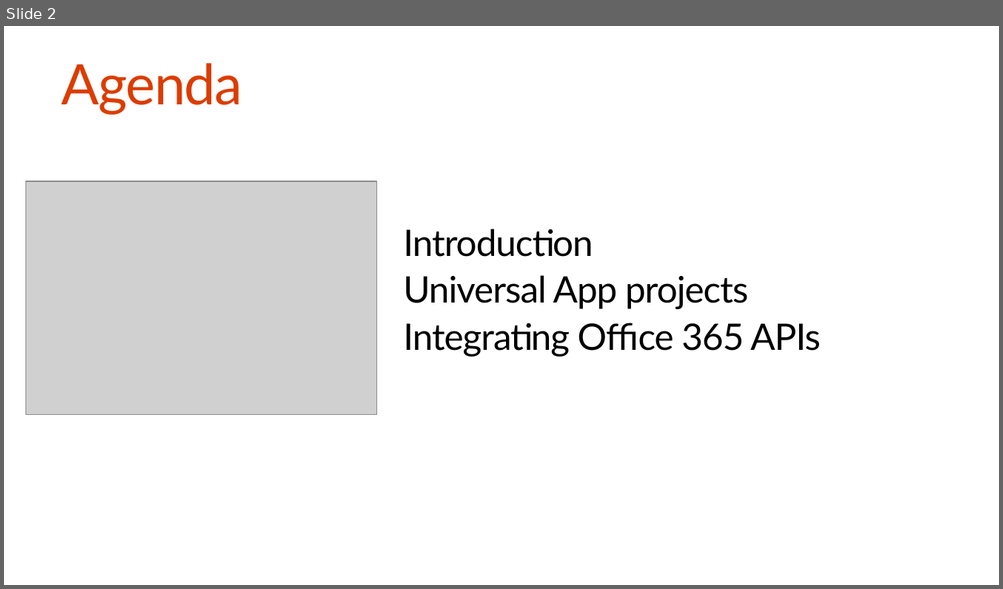
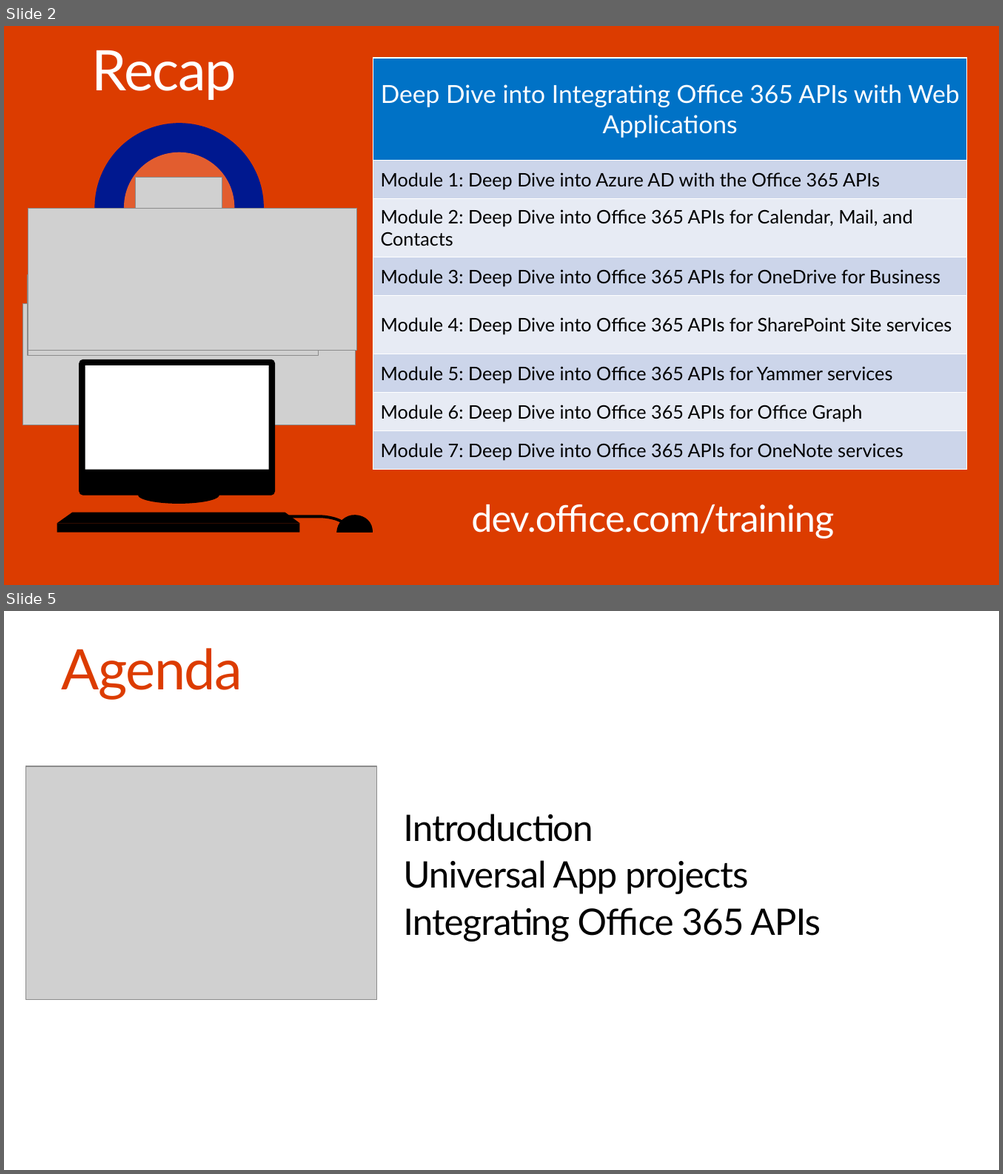
Before and after one commit to OfficeDev/TrainingContent, a slide deck: O3654-5 Deep dive into native Universal Windows App Development with Office 365 APIs/Deep Dive into native Universal App development with Office 365 APIs.pptx. Shown one above the other, each under a label of ours: slide 2 before the commit, slides 2 and 5 after it; the slides between them are not shown. The pictures are 1003x589 and 1003x1174 pixels, drawn with LibreOffice and Linux fonts; fonts in the diff are those of the drawing; grey boxes stand for pictures. Boxes give left, top, right and bottom in pixels: in the first picture for what was removed or moved away, otherwise in the second. Text is boxed around its words. In the diff, an @@ line names an element or a change of style, - is before the commit and + after.

```diff
--- a/O3654-5 Deep dive into native Universal Windows App Development with Office 365 APIs/Deep Dive into native Universal App development with Office 365 APIs.pptx
+++ b/O3654-5 Deep dive into native Universal Windows App Development with Office 365 APIs/Deep Dive into native Universal App development with Office 365 APIs.pptx
@@ slide 2 added at [4, 26, 999, 585], background #DC3C00 @@
@@ title added at [92, 50, 236, 100], 54 pt, text #FFFFFF @@
+Recap
@@ table added at [373, 58, 967, 470], 8 rows, 1 columns @@
+Deep Dive into Integrating Office 365 APIs with Web Applications
+Module 1: Deep Dive into Azure AD with the Office 365 APIs
+Module 2: Deep Dive into Office 365 APIs for Calendar, Mail, and Contacts
+Module 3: Deep Dive into Office 365 APIs for OneDrive for Business
+Module 4: Deep Dive into Office 365 APIs for SharePoint Site services
+Module 5: Deep Dive into Office 365 APIs for Yammer services
+Module 6: Deep Dive into Office 365 APIs for Office Graph
+Module 7: Deep Dive into Office 365 APIs for OneNote services
@@ ellipse added at [94, 123, 264, 292], fill #00188F @@
@@ ellipse added at [124, 152, 235, 263], fill #E25D2F @@
@@ picture added at [135, 177, 222, 230] @@
@@ picture added at [28, 208, 357, 351] @@
@@ picture added at [28, 275, 318, 356] @@
@@ picture added at [22, 304, 355, 425] @@
@@ group added at [57, 360, 373, 533]: 4 freeform shapes, 2 rectangles, 1 ellipse @@
@@ text added at [471, 505, 834, 539], 36 pt, text #FFFFFF @@
+dev.office.com/training
@@ what was slide 2 is now slide 5 @@
```
Also in this commit, not shown: 1 slide changed, 7 other slides added, 8 other files.
